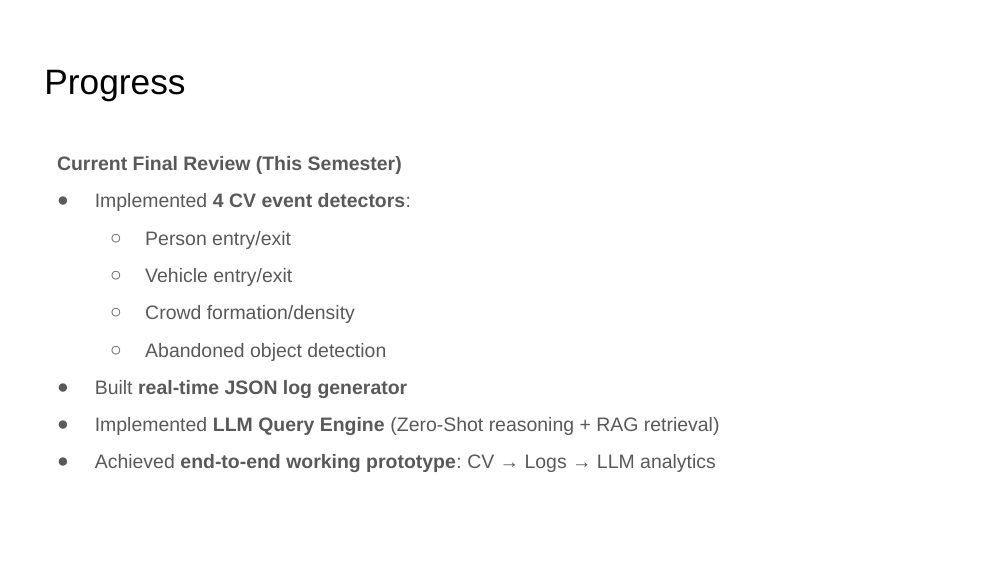
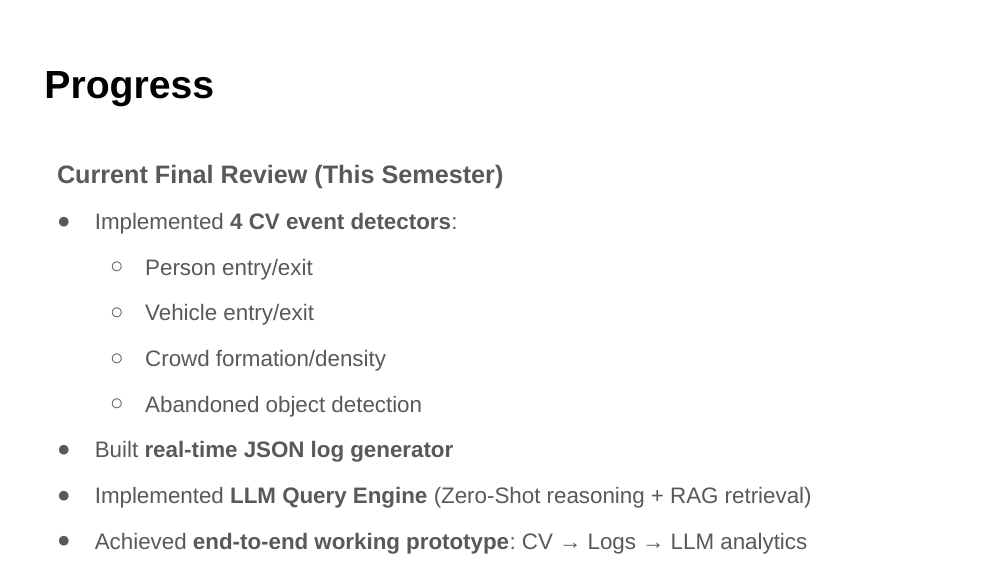
Before and after one commit to Avadh-Ladani-0/vForensIQ, a slide deck: slide 18 of Report/MP_24MCD009.pptx (slide 17 before the commit). Drawn at 1008x567 pixels with LibreOffice and Linux fonts; fonts in the diff are those of the drawing. Boxes give left, top, right and bottom in pixels: in the first picture for what was removed or moved away, otherwise in the second. Text is boxed around its words. In the diff, an @@ line names an element or a change of style, - is before the commit and + after.

```diff
--- a/Report/MP_24MCD009.pptx
+++ b/Report/MP_24MCD009.pptx
@@ title "Progress" at box(44, 71, 214, 106): size 25.2 to 28 pt, bold on @@
@@ text "Current Final Review (This Semester)" at box(57, 164, 812, 554): size 13.9 to 18 pt in "Current Final Review (This Semester)"; size 13.9 to 16 pt in "Implemented 4 CV event detectors:", "Person entry/exit", "Vehicle entry/exit", "Crowd formation/density" and 4 more places; line spacing 1.6 to 1.7 @@
```
Also in this commit, not shown: 19 other slides changed, 2 slides added, 1 slide removed, 5 other files.
